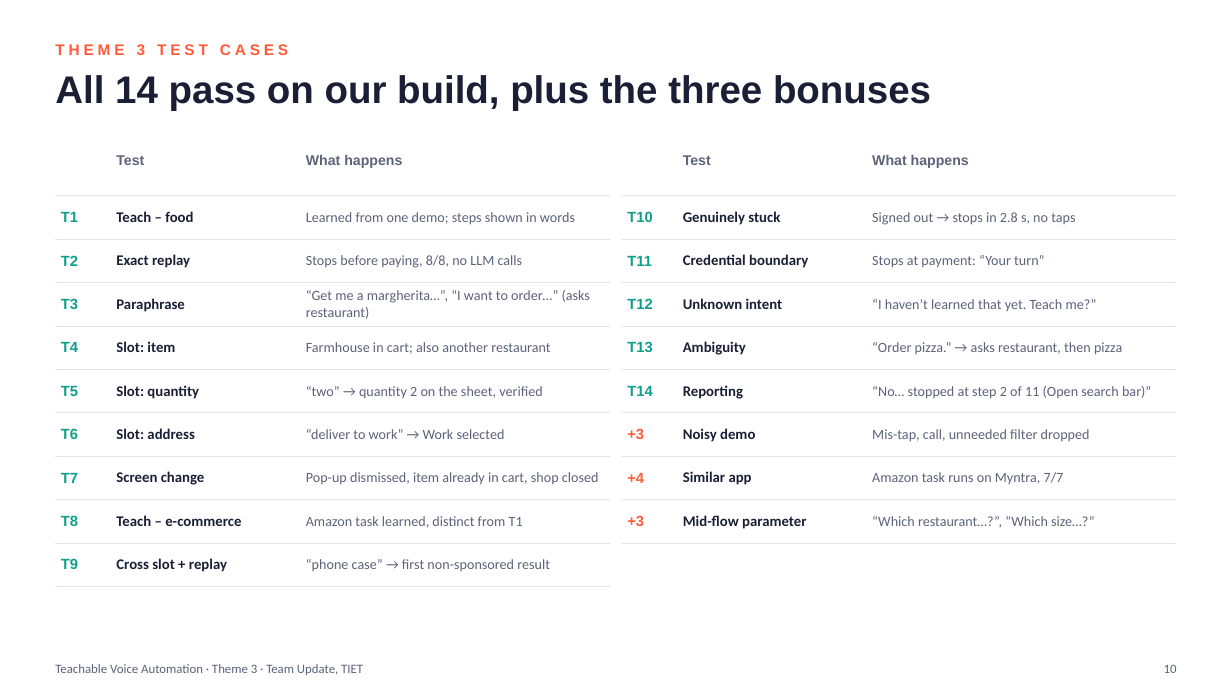
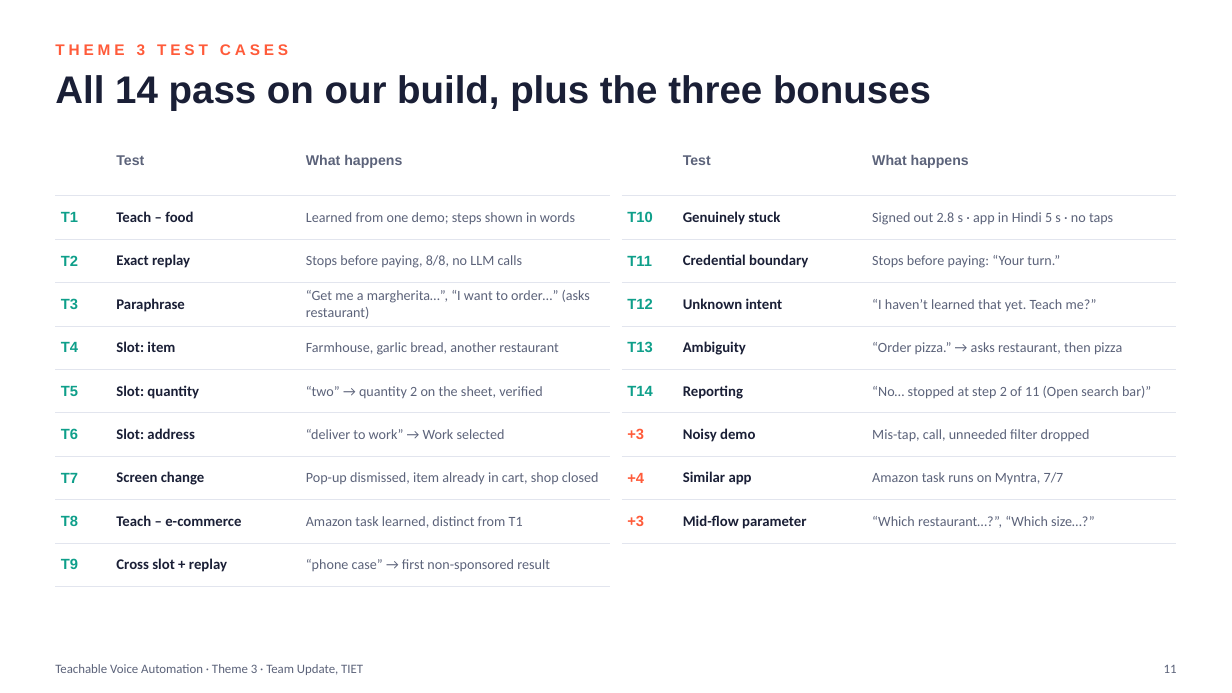
Before and after one commit to sgoel2be24-cyber/prism-teachable-voice, a slide deck: slide 11 of TIET_Update_Submission_ppt.pptx (slide 10 before the commit). Drawn at 1232x693 pixels with LibreOffice and Linux fonts; fonts in the diff are those of the drawing. Boxes give left, top, right and bottom in pixels: in the first picture for what was removed or moved away, otherwise in the second. Text is boxed around its words. In the diff, an @@ line names an element or a change of style, - is before the commit and + after.

```diff
--- a/TIET_Update_Submission_ppt.pptx
+++ b/TIET_Update_Submission_ppt.pptx
@@ table at (x1=55, y1=152, x2=610, y2=576) @@
-row 5, column 3: Farmhouse in cart; also another restaurant
+row 5, column 3: Farmhouse, garlic bread, another restaurant
@@ table at (x1=622, y1=152, x2=1177, y2=533) @@
-row 2, column 3: Signed out → stops in 2.8 s, no taps
+row 2, column 3: Signed out 2.8 s · app in Hindi 5 s · no taps
-row 3, column 3: Stops at payment: “Your turn”
+row 3, column 3: Stops before paying: “Your turn.”
@@ text at (x1=1164, y1=665, x2=1177, y2=673): text changed @@
-10
+11
```
Also in this commit, not shown: 8 other slides changed, 1 slide added.
